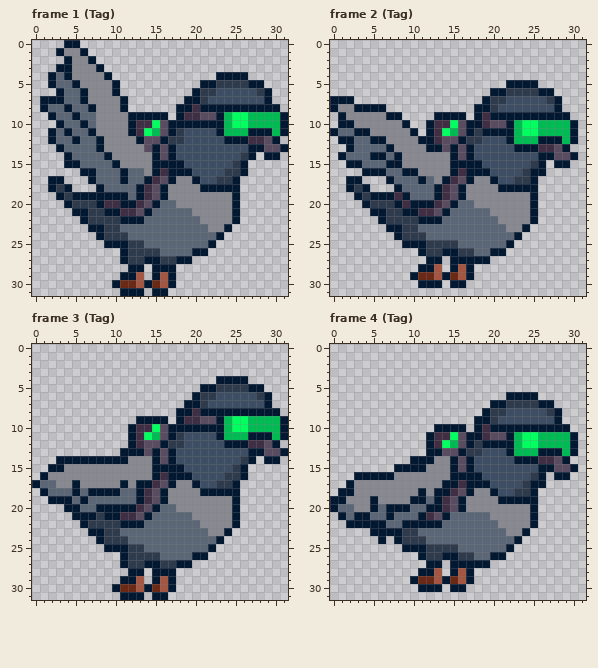
A pixel-art file gets an edit: assets/pigeon/flying.aseprite. This is how it looked before the edit.
32x32 pixels, 4 frames. Shown: frame 1 (Tag), frame 2 (Tag), frame 3 (Tag), frame 4 (Tag).
Now the later version:
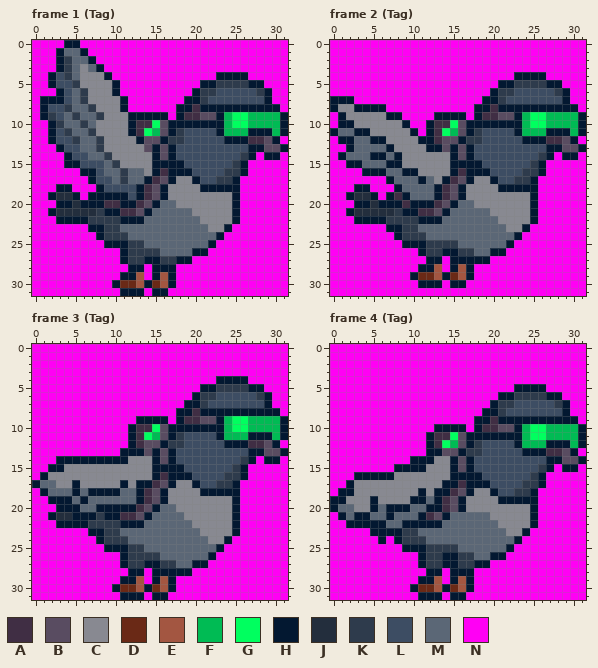
Palette (. is transparent): A #402e44  B #594c61  C #888991  D #6a2916  E #a35641  F #00bb54  G #00ff5f  H #031831  J #232e3d  K #2e3b4c  L #3d4d63  M #5b6776  N #ff00f4
From old to new:
layer "Background" now shown
Changed rows in their new state; - is an unchanged pixel.
Frame 1 (Tag), layers "wing", "body", "Background":
first column x 0:
 0 NNNN--NNNNNNNNNNNNNNNNNNNNNNNNNN
 1 NNN-MM-NNNNNNNNNNNNNNNNNNNNNNNNN
 2 NNNHKMM-NNNNNNNNNNNNNNNNNNNNNNNN
 3 NNN-KM-M-NNNNNNNNNNNNNNNNNNNNNNN
 4 NN-LKM----NNNNNNNNNNNNN----NNNNN
 5 NN-LLK-----NNNNNNNNNN--------NNN
 6 NNN-L-K----NNNNNNNNN----------NN
 7 N---L-K-----NNNNNNN-----------NN
 8 N-LLK--K----NNNNNN-------------N
 9 NHKL-K--K--------N--------------
10 NNHK--K-------------------------
11 NN-LK--K------------------------
12 NN-LLK--K----------------------N
13 NNN-LL--K-----------------------
14 NNNN-LL--K------------------N--N
15 NNNN--LLL-K----------------NNNNN
16 NNNNNN--L--K---------------NNNNN
17 NNNNNNN-LL-K--------------NNNNNN
18 NNNH-NNN-LLLL-------------NNNNNN
19 NNHJJ-N-----L-------------NNNNNN
20 NNNH-JHH------------------NNNNNN
21 NNHJJJJJ------------------NNNNNN
22 NNNHHH--------------------NNNNNN
23 NNNNNNN------------------NNNNNNN
24 NNNNNNNN----------------NNNNNNNN
25 NNNNNNNNN--------------NNNNNNNNN
26 NNNNNNNNNNN-----------NNNNNNNNNN
27 NNNNNNNNNNN---------NNNNNNNNNNNN
28 NNNNNNNNNNNN--N---NNNNNNNNNNNNNN
29 NNNNNNNNNNN---N---NNNNNNNNNNNNNN
30 NNNNNNNNNN--------NNNNNNNNNNNNNN
31 NNNNNNNNNNN---N--NNNNNNNNNNNNNNN
Frame 2 (Tag), layers "body", "Background":
first column x 0:
 0 NNNNNNNNNNNNNNNNNNNNNNNNNNNNNNNN
 1 NNNNNNNNNNNNNNNNNNNNNNNNNNNNNNNN
 2 NNNNNNNNNNNNNNNNNNNNNNNNNNNNNNNN
 3 NNNNNNNNNNNNNNNNNNNNNNNNNNNNNNNN
 4 NNNNNNNNNNNNNNNNNNNNNNNHHHHNNNNN
 5 NNNNNNNNNNNNNNNNNNNNNH-KKKKHHNNN
 6 NNNNNNNNNNNNNNNNNNNN-K-LLLLLKHNN
 7 ---NNNNNNNNNNNNNNNN-H------LLHNN
 8 -------NNNNNNNNNNN--AHHHHHHH-HHN
 9 N--------NNNN----N--ABB-FGGFFFFH
10 N---------NN-------HHH-HF-G---FH
11 -----------N-------LLLLHFF-HHHFH
12 N---------------------LLHH-AAB-N
13 NN---------------------LLLLHHBBH
14 N-------------------------K-NH-N
15 NN-------------------------NNNNN
16 NNNN---------------------K-NNNNN
17 NNNNNNN-------------------NNNNNN
18 NNNH-NNN------------------NNNNNN
19 NNHJJ-N-------------------NNNNNN
20 NNNH-JHH------------------NNNNNN
21 NNHJJJJJ------------------NNNNNN
22 NNNHHH--------------------NNNNNN
23 NNNNNNN------------------NNNNNNN
24 NNNNNNNN----------------NNNNNNNN
25 NNNNNNNNN--------------NNNNNNNNN
26 NNNNNNNNNNN-----------NNNNNNNNNN
27 NNNNNNNNNNNN--N-----NNNNNNNNNNNN
28 NNNNNNNNNNN---N---NNNNNNNNNNNNNN
29 NNNNNNNNNN--------NNNNNNNNNNNNNN
30 NNNNNNNNNNN---N--NNNNNNNNNNNNNNN
31 NNNNNNNNNNNNNNNNNNNNNNNNNNNNNNNN
Frame 3 (Tag), layers "body", "Background":
first column x 0:
 0 NNNNNNNNNNNNNNNNNNNNNNNNNNNNNNNN
 1 NNNNNNNNNNNNNNNNNNNNNNNNNNNNNNNN
 2 NNNNNNNNNNNNNNNNNNNNNNNNNNNNNNNN
 3 NNNNNNNNNNNNNNNNNNNNNNNNNNNNNNNN
 4 NNNNNNNNNNNNNNNNNNNNNNN----NNNNN
 5 NNNNNNNNNNNNNNNNNNNNN--------NNN
 6 NNNNNNNNNNNNNNNNNNNN----------NN
 7 NNNNNNNNNNNNNNNNNNN-----------NN
 8 NNNNNNNNNNNNNNNNNN-------------N
 9 NNNNNNNNNNNNN----N--------------
10 NNNNNNNNNNNN--------------------
11 NNNNNNNNNNNN--------------------
12 NNNNNNNNNNNN-------------------N
13 NNNNNNNNNNN---------------------
14 NNN-------------------------N--N
15 NN-------------------------NNNNN
16 N--------------------------NNNNN
17 --------------------------NNNNNN
18 N-------------------------NNNNNN
19 NN------------------------NNNNNN
20 NNNH----------------------NNNNNN
21 NNHJJ--------------C------NNNNNN
22 NNNHHH--------------C-----NNNNNN
23 NNNNNNN--------------C--CHNNNNNN
24 NNNNNNNN--------------CCHNNNNNNN
25 NNNNNNNNN-------------MHNNNNNNNN
26 NNNNNNNNNNN---------MMHNNNNNNNNN
27 NNNNNNNNNNN-------MMHHNNNNNNNNNN
28 NNNNNNNNNNNN--N---HHNNNNNNNNNNNN
29 NNNNNNNNNNN---N---NNNNNNNNNNNNNN
30 NNNNNNNNNN--------NNNNNNNNNNNNNN
31 NNNNNNNNNNN---N--NNNNNNNNNNNNNNN
Frame 4 (Tag), layers "body", "Background":
first column x 0:
 0 NNNNNNNNNNNNNNNNNNNNNNNNNNNNNNNN
 1 NNNNNNNNNNNNNNNNNNNNNNNNNNNNNNNN
 2 NNNNNNNNNNNNNNNNNNNNNNNNNNNNNNNN
 3 NNNNNNNNNNNNNNNNNNNNNNNNNNNNNNNN
 4 NNNNNNNNNNNNNNNNNNNNNNNNNNNNNNNN
 5 NNNNNNNNNNNNNNNNNNNNNNNHHHHNNNNN
 6 NNNNNNNNNNNNNNNNNNNNNH-KKKKHHNNN
 7 NNNNNNNNNNNNNNNNNNNN-K-LLLLLKHNN
 8 NNNNNNNNNNNNNNNNNNN-H------LLHNN
 9 NNNNNNNNNNNNNNNNNN--AHHHHHHH-HHN
10 NNNNNNNNNNNNN----N--ABB-FGGFFFFH
11 NNNNNNNNNNNN-------HHH-HF-G---FH
12 NNNNNNNNNNNN-------LLLLHFF-HHHFH
13 NNNNNNNNNNNN----------LLHH-AAB-N
14 NNNNNNNNNN-------------LLLLHHBBH
15 NNNNNNNN------------------K-NH-N
16 NNN------------------------NNNNN
17 NN-----------------------K-NNNNN
18 N-------------------------NNNNNN
19 --------------------------NNNNNN
20 --------------------------NNNNNN
21 N-------------------------NNNNNN
22 NN------------------------NNNNNN
23 NNNNN--------------------NNNNNNN
24 NNNNNN-N----------------NNNNNNNN
25 NNNNNNNNN--------------NNNNNNNNN
26 NNNNNNNNNNN-----------NNNNNNNNNN
27 NNNNNNNNNNNHKKH-KK--NNNNNNNNNNNN
28 NNNNNNNNNNNN-HN-H-NNNNNNNNNNNNNN
29 NNNNNNNNNNNHH-NH--NNNNNNNNNNNNNN
30 NNNNNNNNNNHDDEHDEHNNNNNNNNNNNNNN
31 NNNNNNNNNNNHHHNHHNNNNNNNNNNNNNNN
